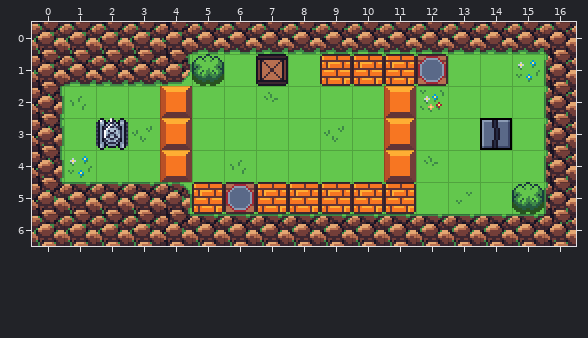
Tiled map -- Libraries/Tilemap/Maps/TESTMAP5.tmx. Above, as it was before the edit.
Cells are 16x16 px. Shown: x 0..16, y 0..6.
The result:
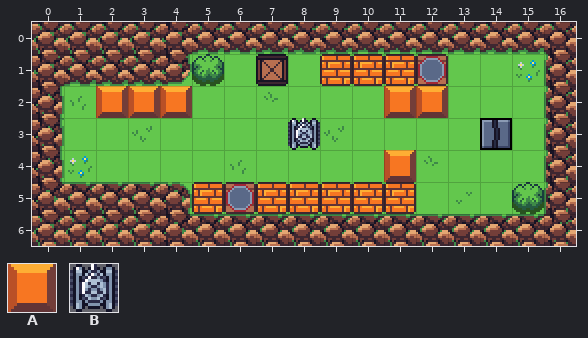
Key: from "New_Environment": A 161, B 255.
Objects are placed by their top-left corner, in cells (3,4 is the top-left corner of cell 3,4); size is 1x1 cell unless given.
The edit:
Layer "objects":
changed: A "block" at 4,3 -> A "block" at 2,2
changed: A "block" at 4,4 -> A "block" at 3,2
changed: A "block" at 11,3 -> A "block" at 12,2
changed: B "player" at 2,3 -> B "player" at 8,3
Where, in picture pixels (left, top, right, bottom), the same in both pictures:
changed: (96, 86, 192, 182)
changed: (384, 86, 448, 150)
new place: (288, 118, 320, 150)
